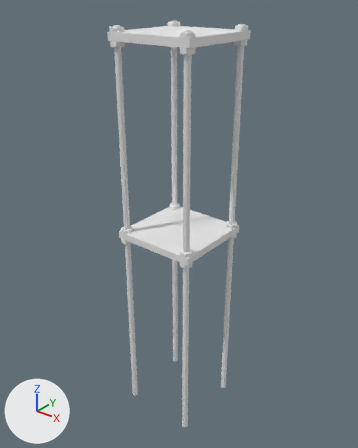
The Blender file SMA3D - Unity Project/Assets/3D Models/Buildings/Model/Building.blend as it was, and as the next commit left it.
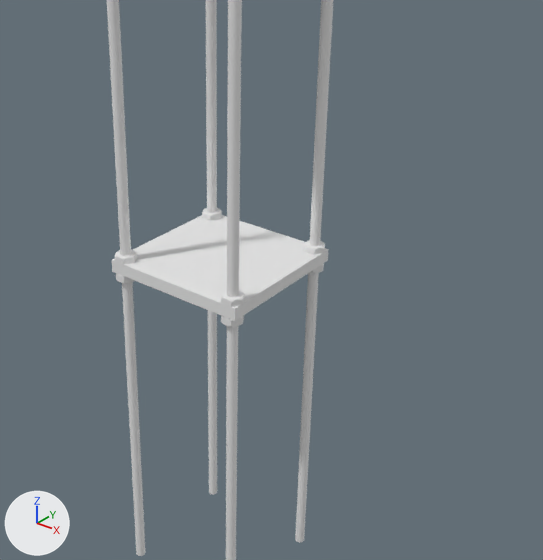
Each version is shown whole from a 50 mm camera at (5.08, -6.38, 7.94) aimed at (-0.09, 0.09, 3.93), then close up on the part from 16% to 100% of the width and 20% to 89% of the height. The axes (+X, +Y, +Z) are drawn at lower left. The lights are the same throughout.

Names of what the first close-up shows: 'Building'.
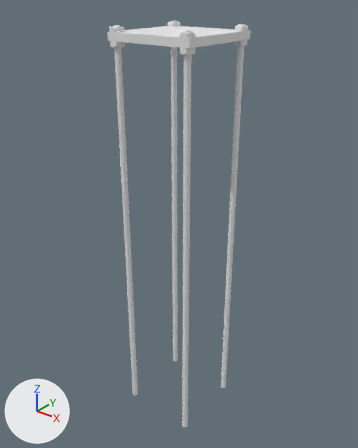
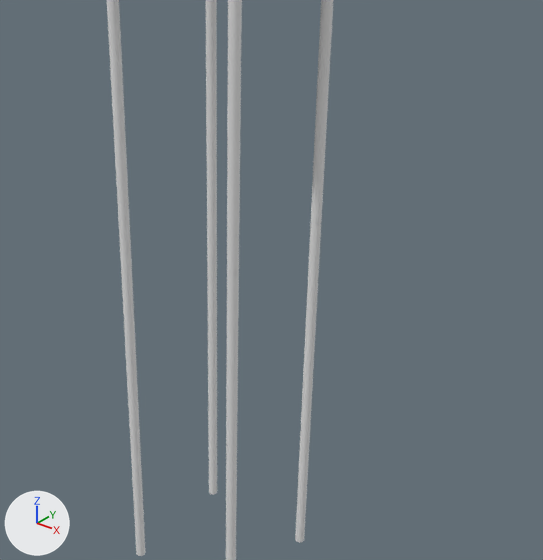
Location of each change, (x1, y1, x2, y2) in pixels of the close-ups (543 x 560 px):
part 1 of me_cylinder, deleted
    before: (112, 215, 329, 321)
part 2 of me_cylinder, cut back
    before: (115, 190, 325, 560)
    after: (119, 0, 333, 560)

What changed in the scene script:
```text
Add mat_bars:
    mat_bars = diffuse_material('Bars')
    mat_bars.base_color = (0.8, 0.8, 0.8)  # white #e7e7e7
Change me_cylinder:
    used by ob_building; location = (0.0, 0.0, 0.0); scale = (0.0781, 0.0781, 0.0781)
    remove me_cylinder.from_pydata(...)  # 16404 vertices, 16136 faces; spans x -10.2..10.2, y -10.0..10.0, z -0.2..94.3
    add me_cylinder.from_pydata(...)  # 8816 vertices, 8336 faces, 10 loose edges; spans x -10.2..10.2, y -10.0..10.0, z -0.2..94.3
    me_cylinder part 1: the loose piece of 18 vertices spanning x -10.0..10.0, y -10.0..10.0, z 48.2..49.9 is deleted
    me_cylinder part 2: 21 vertices moved within x -9.3..9.3, y -9.0..9.0, z 47.1..54.0; 7786 vertices removed from x -10.2..10.2, y -10.0..10.0, z 47.1..53.9; 216 vertices added at x -9.4..9.4, y -9.4..9.4, z 47.1..54.0
    add me_cylinder.materials.append(mat_bars)  # white #e7e7e7
```
